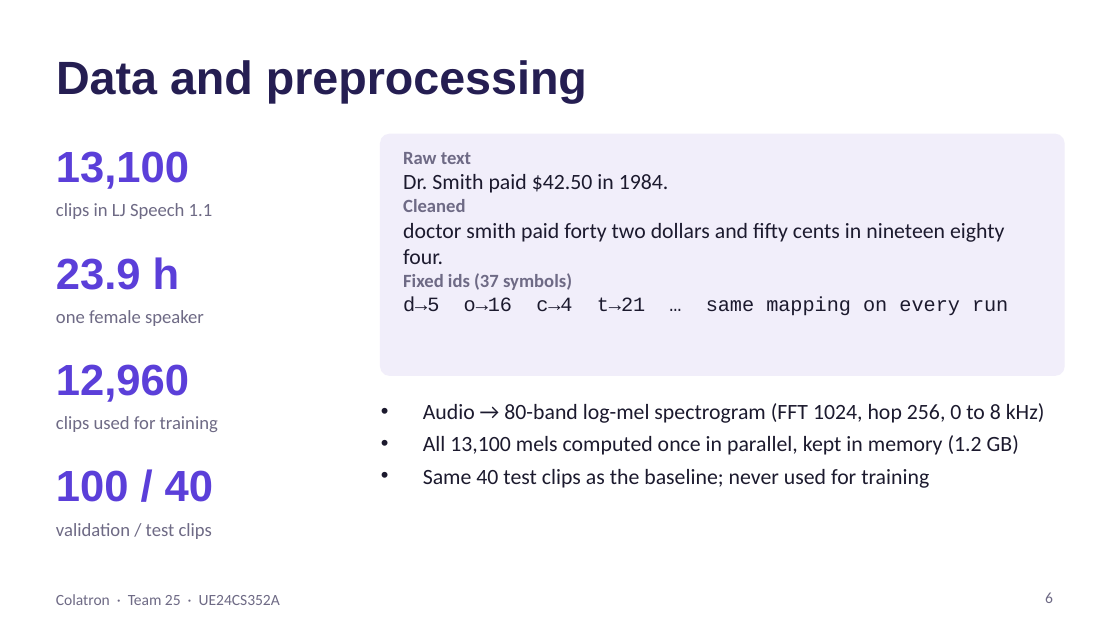
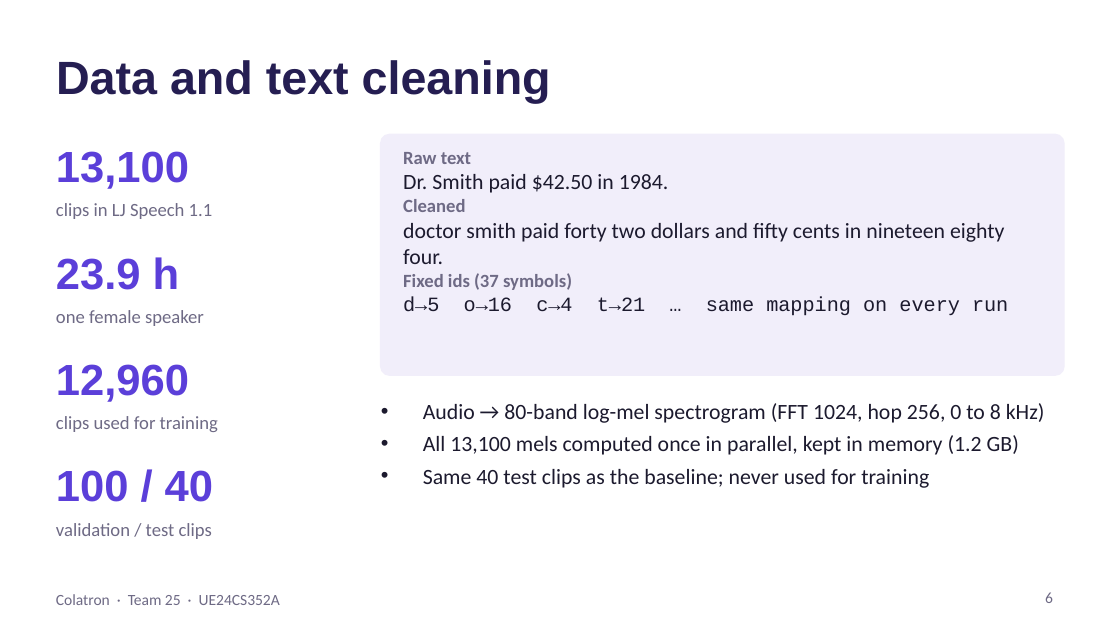
Before and after one commit to Mann0801/colatron-tts, a slide deck: slide 6 of report/Colatron_Slides.pptx. Drawn at 1120x630 pixels with LibreOffice and Linux fonts; fonts in the diff are those of the drawing. Boxes give left, top, right and bottom in pixels: in the first picture for what was removed or moved away, otherwise in the second. Text is boxed around its words. In the diff, an @@ line names an element or a change of style, - is before the commit and + after.

```diff
--- a/report/Colatron_Slides.pptx
+++ b/report/Colatron_Slides.pptx
@@ title at (56, 60, 551, 103): text changed @@
-Data and preprocessing
+Data and text cleaning
```
Also in this commit, not shown: 3 other slides changed, 2 slides added, 1 slide removed.
